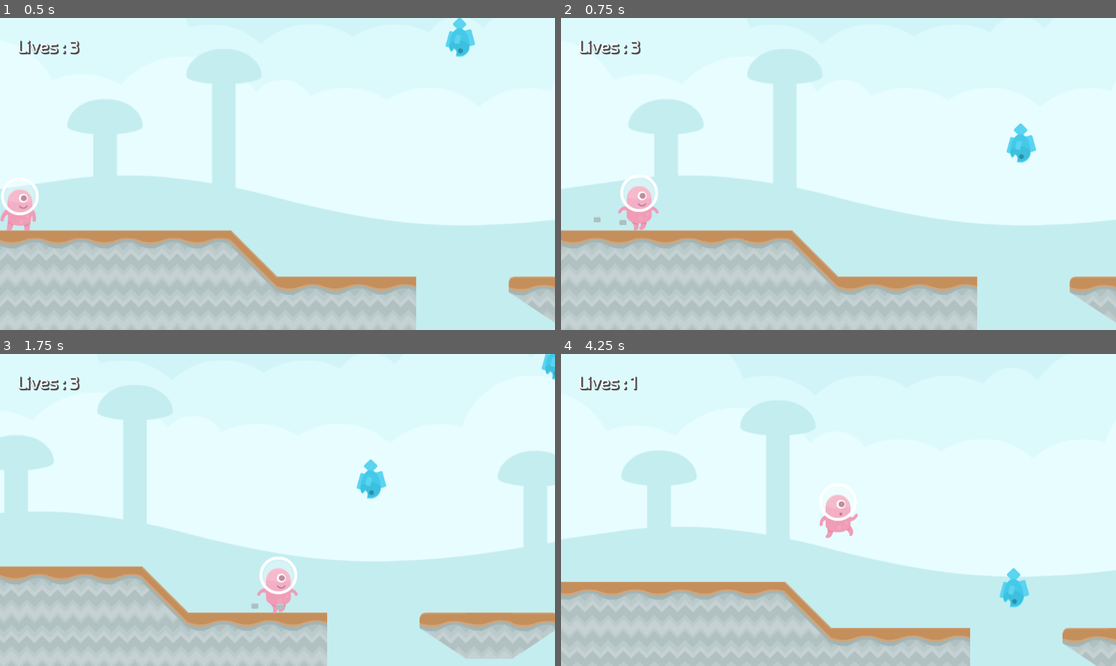
Above: before the commit, frames 1-4 (two rows, left to right).
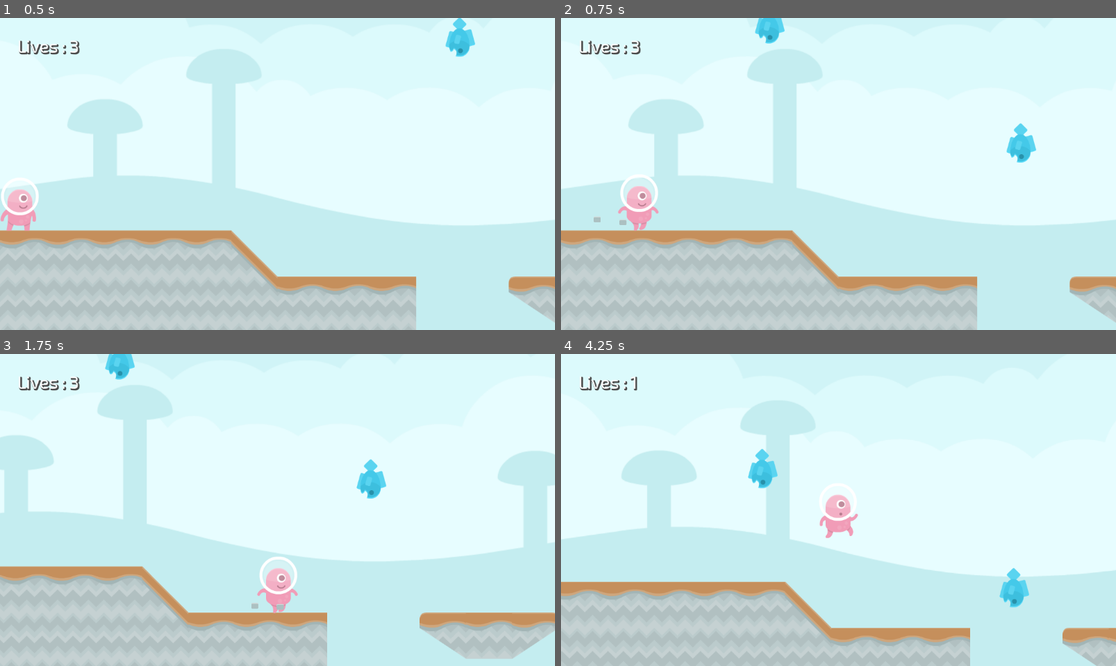
Above: after the commit, the same moments.

Repository: mmalkindi/gamedev-tutorial04
Game: Godot game, scene res://scenes/level/Level1.tscn
Two runs of this game, one before a commit and one after it. Both use one fixed random seed, a clock stepped at 60 frames per second and the inputs below. This scene is started directly instead of the project's main scene.
Inputs (mouse positions are in pixels of both pictures, inside the frame that each line leads up to):
- Up to frame 1 (0.5 s): no input
- Up to frame 2 (0.75 s): move the mouse to (960, 158) at 0.52 s; press the mouse at (960, 158) at 0.53 s; hold Right (right) from 0.53 s (still down)
- Up to frame 3 (1.75 s): keep holding Right (right); tap Space (jump) at 0.77, 1.52 s; move the mouse to (166, 525) at 1.27 s; release the mouse at (166, 525) at 1.28 s; click (166, 525) at 1.35 s
- Up to frame 4 (4.25 s): move the mouse to (894, 441) at 2.02 s; release Right (right) at 2.03 s; press the mouse at (894, 441) at 2.03 s; hold A (left) 2.03-2.78 s; move the mouse to (810, 572) at 2.77 s; release the mouse at (810, 572) at 2.78 s; hold Right (right) from 2.78 s (still down); click (810, 572) at 2.85 s; tap Space (jump) at 3.02, 3.77 s; move the mouse to (1005, 556) at 3.52 s; press the mouse at (1005, 556) at 3.53 s

Frame 1 is identical in both runs. In frame 2, 0.3% of the frame differs, in the area x 34-41%, y 0-9%; in frame 3, 0.5%, in the area x 18-100%, y 0-9%; in frame 4, 0.4%.

Commit message:
balancing: adjust spawns for level 1

Diff:
--- a/scenes/level/Level1.tscn
+++ b/scenes/level/Level1.tscn
@@ -87,7 +87,7 @@
 position = Vector2(637, 128)
 
 [node name="Spawner3" parent="." instance=ExtResource("4_rx6t5")]
-position = Vector2(893, -37)
+position = Vector2(289, -37)
 
 [node name="Star" type="Sprite2D" parent="."]
 z_index = 1
